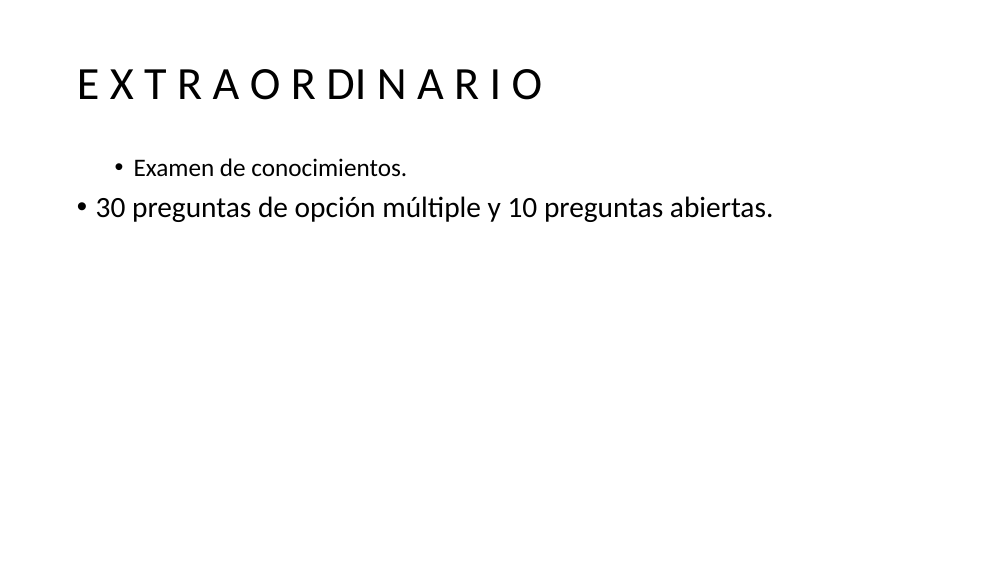
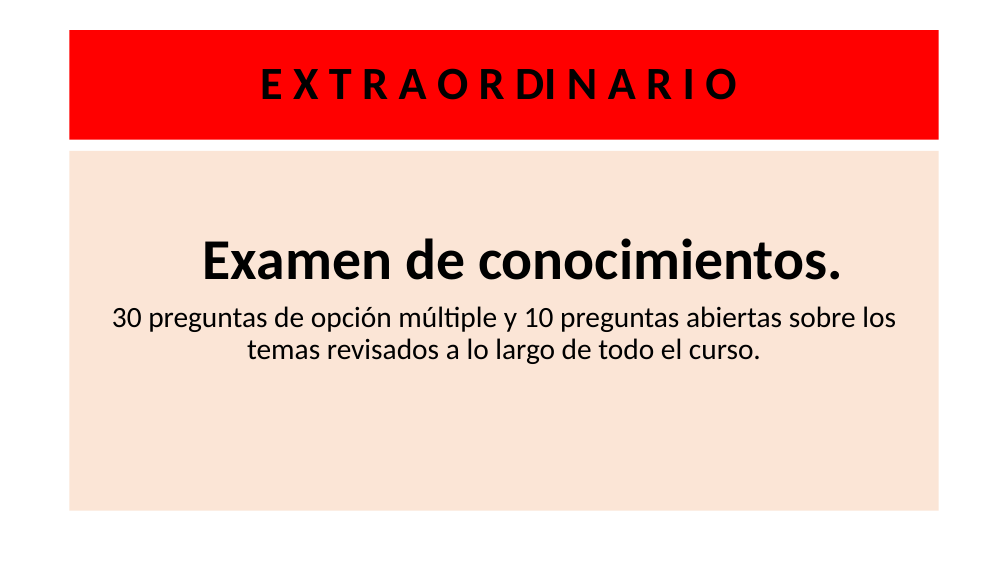
Before and after one commit to Adrifelcha/afchavez-019, a slide deck: slide 11 of JeanPiaget/2019-2020/Cuarentena/Evaluación Final.pptx (slide 8 before the commit). Drawn at 1008x567 pixels with LibreOffice and Linux fonts; fonts in the diff are those of the drawing. Boxes give left, top, right and bottom in pixels: in the first picture for what was removed or moved away, otherwise in the second. Text is boxed around its words. In the diff, an @@ line names an element or a change of style, - is before the commit and + after.

```diff
--- a/JeanPiaget/2019-2020/Cuarentena/Evaluación Final.pptx
+++ b/JeanPiaget/2019-2020/Cuarentena/Evaluación Final.pptx
@@ title "E X T R A ..." resized from (x1=77, y1=69, x2=543, y2=100) to (x1=70, y1=30, x2=939, y2=140) @@
@@ title "E X T R A ..." at (x1=70, y1=30, x2=939, y2=140): bold on; alignment left to centre; fill none to #FF0000 @@
@@ text "Examen de conocimientos." resized from (x1=96, y1=158, x2=774, y2=222) to (x1=70, y1=151, x2=939, y2=511) @@
@@ text "Examen de conocimientos." at (x1=70, y1=151, x2=939, y2=511): fill none to #FBE5D6 @@
@@ text at (x1=203, y1=238, x2=843, y2=280): size 24 to 55 pt, bold on in "Examen de conocimientos."; alignment left to centre; bullet • to none @@
@@ text at (x1=112, y1=306, x2=896, y2=364): text changed @@
-• 30 preguntas de opción múltiple y 10 preguntas abiertas.
+30 preguntas de opción múltiple y 10 preguntas abiertas sobre los temas revisados a lo largo de todo el curso.
```
Also in this commit, not shown: 2 other slides changed, 3 slides added, 26 other files.
